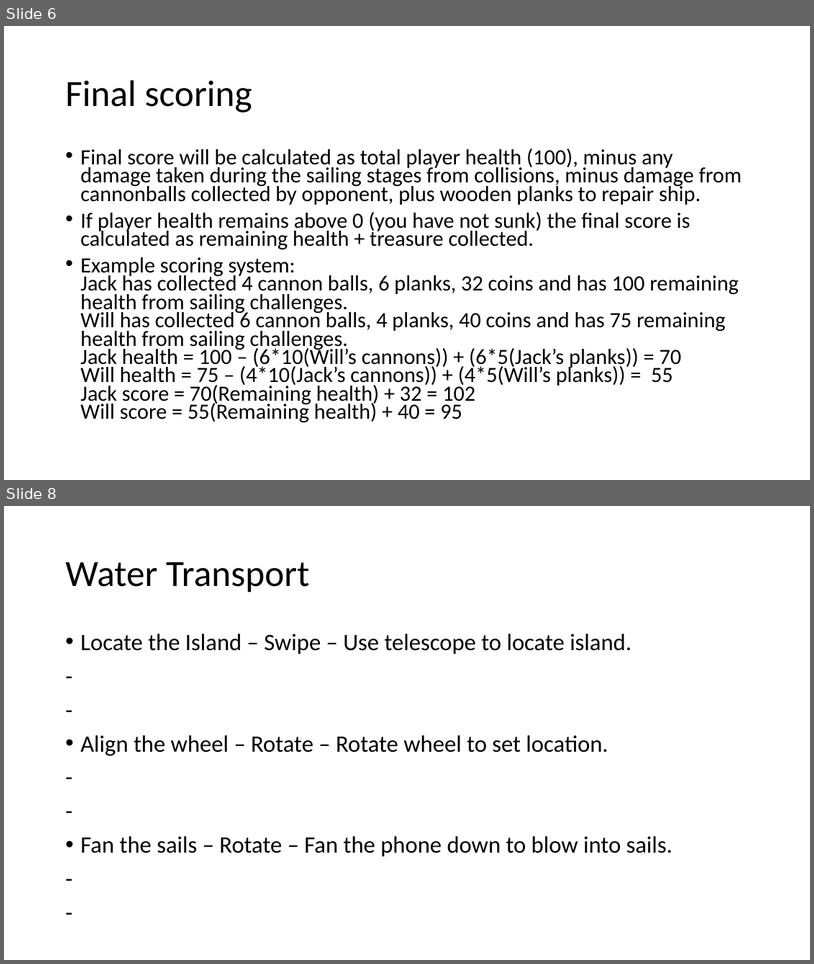
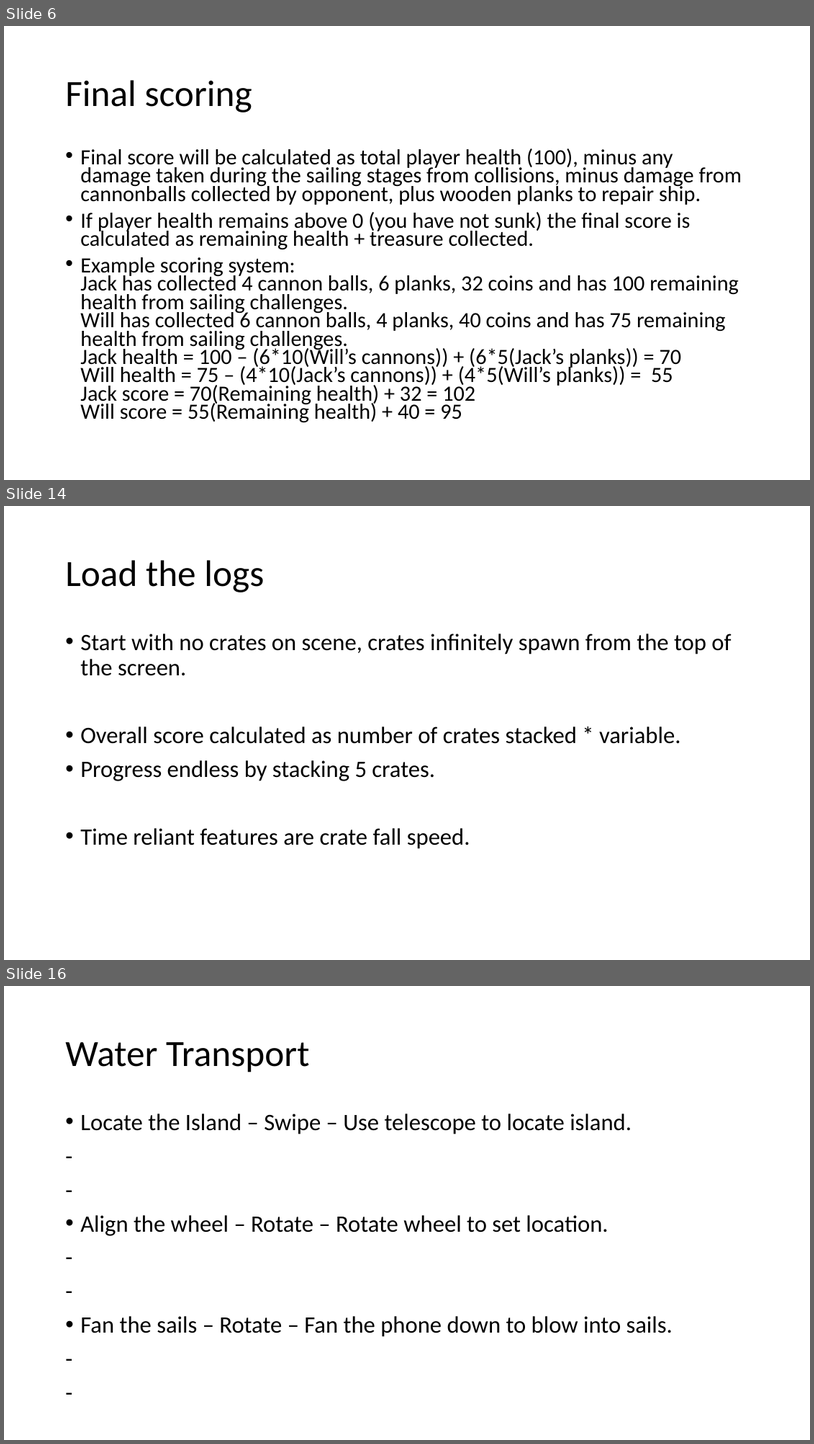
Before and after one commit to Mr-Turtle12/Mobile-Pirate-Game, a slide deck: Pirate game.pptx. Shown one above the other, each under a label of ours: slides 6 and 8 before the commit, slides 6, 14 and 16 after it; the slides between them are not shown. The pictures are 814x964 and 814x1444 pixels, drawn with LibreOffice and Linux fonts; fonts in the diff are those of the drawing. Boxes give left, top, right and bottom in pixels: in the first picture for what was removed or moved away, otherwise in the second. Text is boxed around its words. In the diff, an @@ line names an element or a change of style, - is before the commit and + after.

```diff
--- a/Pirate game.pptx
+++ b/Pirate game.pptx
@@ slide 14 added at [4,506,810,960], background #FFFFFF @@
@@ title added at [65,560,264,592], 44 pt, text #000000 @@
+Load the logs
@@ text added at [80,633,731,849], 28 pt, text #000000 @@
+• Start with no crates on scene, crates infinitely spawn from the top of the screen.
+• Overall score calculated as number of crates stacked * variable.
+• Progress endless by stacking 5 crates.
+• Time reliant features are crate fall speed.
@@ what was slide 8 is now slide 16 @@
```
Also in this commit, not shown: 1 slide changed, 7 other slides added.
